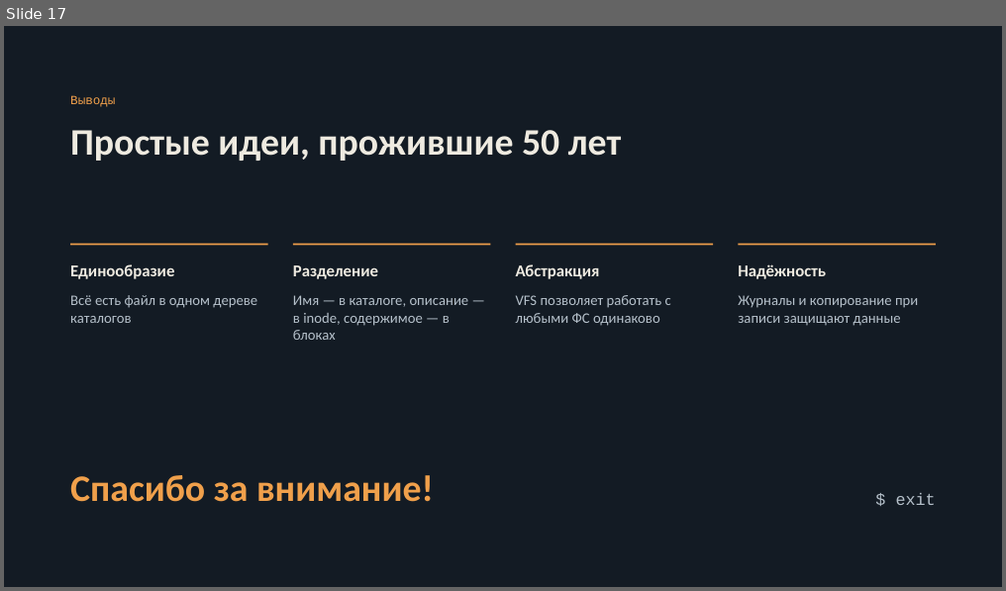
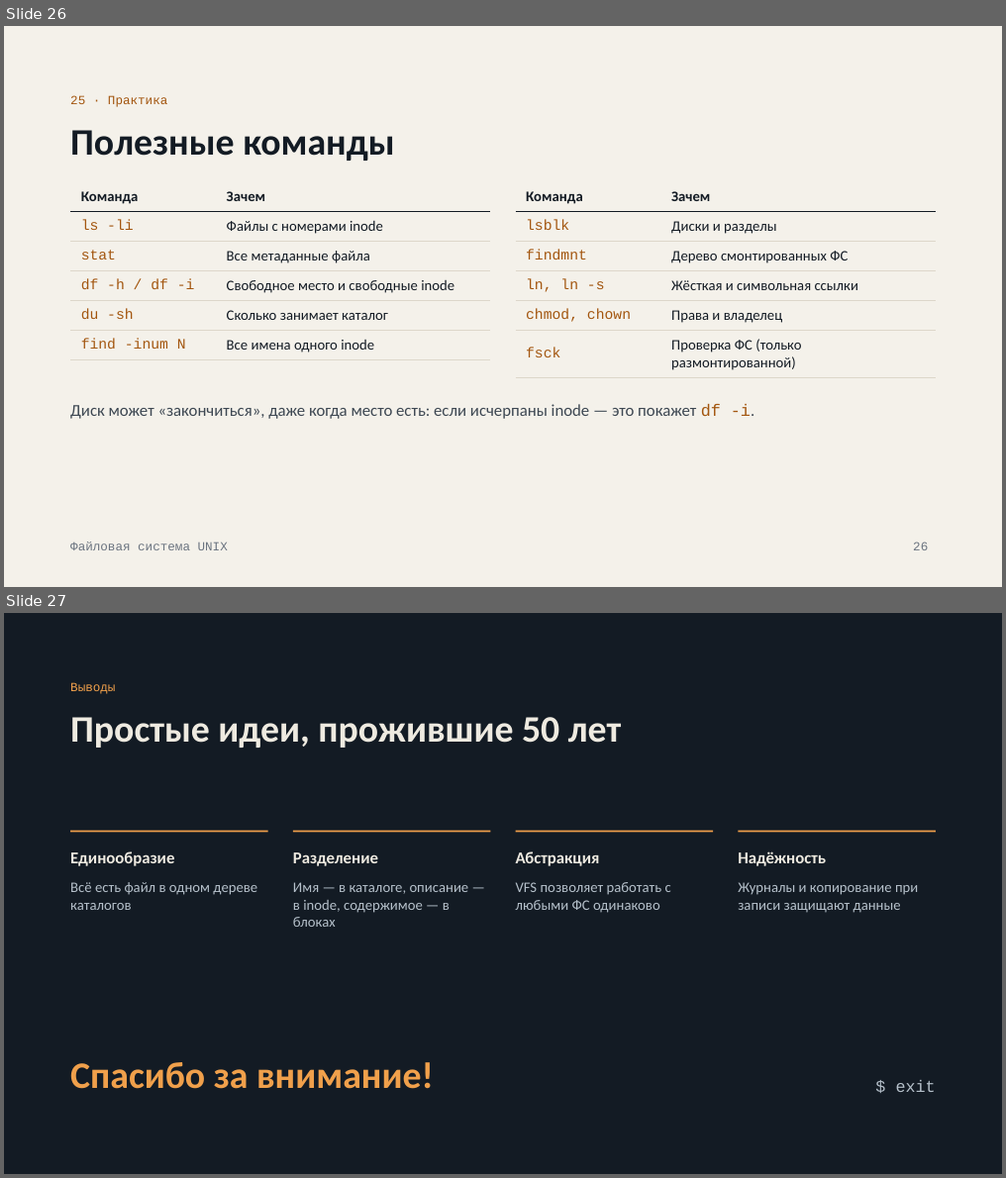
Before and after one commit to bytiki/gazyava, a slide deck: unix-file-system.pptx. Shown one above the other, each under a label of ours: slide 17 before the commit, slides 26 and 27 after it. The pictures are 1006x591 and 1006x1178 pixels, drawn with LibreOffice and Linux fonts; fonts in the diff are those of the drawing. Boxes give left, top, right and bottom in pixels: in the first picture for what was removed or moved away, otherwise in the second. Text is boxed around its words. In the diff, an @@ line names an element or a change of style, - is before the commit and + after.

```diff
--- a/unix-file-system.pptx
+++ b/unix-file-system.pptx
@@ slide 26 added at box(4, 26, 1002, 587), background #F4F1EA @@
@@ text added at box(70, 95, 167, 107), 12 pt, text #A3560F @@
+25 · Практика
@@ title added at box(70, 130, 394, 161), 36 pt, text #131B24, bold @@
+Полезные команды
@@ table added at box(70, 181, 491, 357), 6 rows, 2 columns @@
+Команда | Зачем
+ls -li | Файлы с номерами inode
+stat | Все метаданные файла
+df -h / df -i | Свободное место и свободные inode
+du -sh | Сколько занимает каталог
+find -inum N | Все имена одного inode
@@ table added at box(515, 181, 936, 374), 6 rows, 2 columns @@
+Команда | Зачем
+lsblk | Диски и разделы
+findmnt | Дерево смонтированных ФС
+ln, ln -s | Жёсткая и символьная ссылки
+chmod, chown | Права и владелец
+fsck | Проверка ФС (только размонтированной)
@@ text added at box(70, 404, 754, 419), 16 pt, text #3D4752 @@
+Диск может «закончиться», даже когда место есть: если исчерпаны inode — это покажет df -i.
@@ text added at box(70, 542, 228, 551), 12 pt, text #6B7480 @@
+Файловая система UNIX
@@ page number added at box(913, 542, 928, 551), 12 pt, text #6B7480 @@
+26
@@ what was slide 17 is now slide 27 @@
```
Also in this commit, not shown: 15 slides changed, 9 other slides added.
